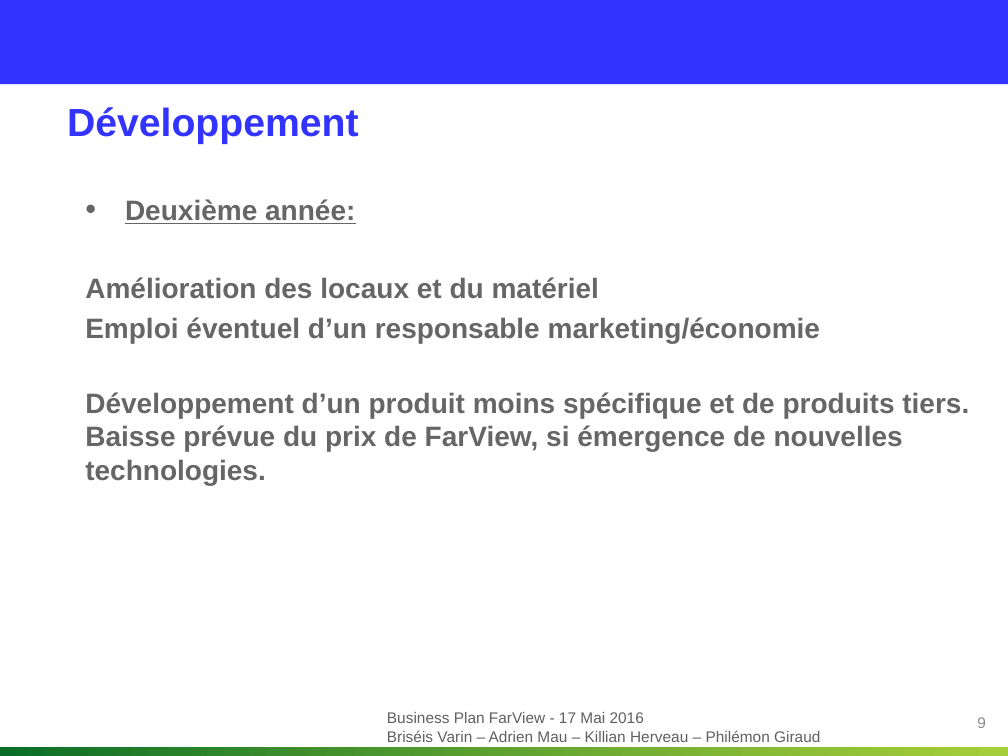
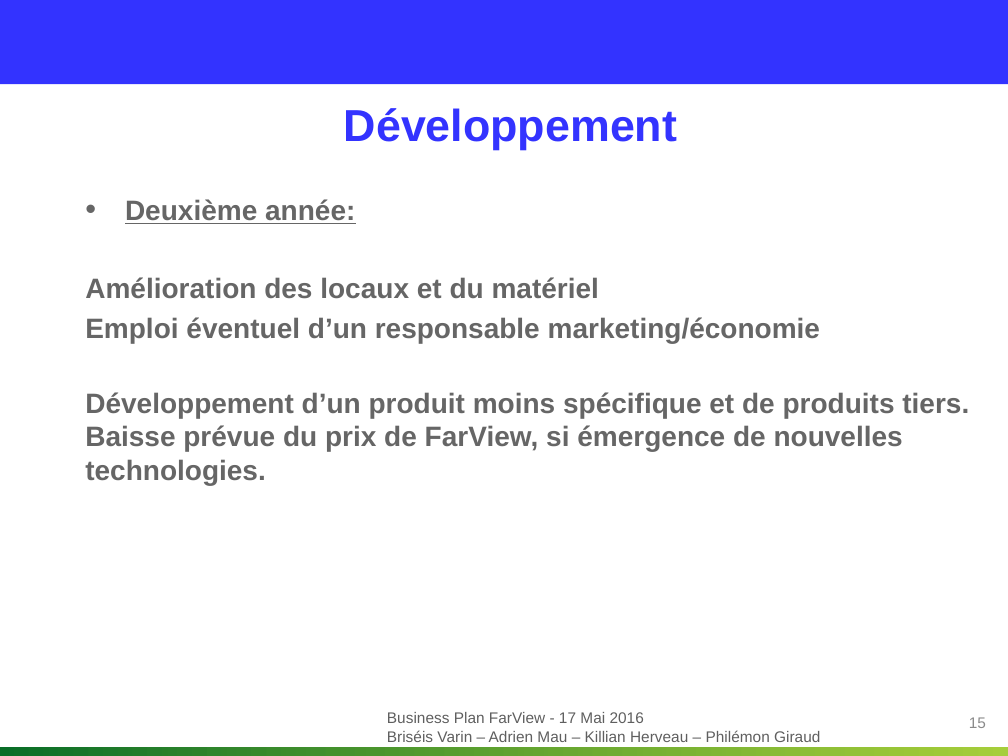
Before and after one commit to Killian-Herveau/PIMS, a slide deck: slide 15 of OppAffaire/Présentation orale/Partie Philémon.pptx (slide 9 before the commit). Drawn at 1008x756 pixels with LibreOffice and Linux fonts; fonts in the diff are those of the drawing; background and template pictures are left out. Boxes give left, top, right and bottom in pixels: in the first picture for what was removed or moved away, otherwise in the second. Text is boxed around its words. In the diff, an @@ line names an element or a change of style, - is before the commit and + after.

```diff
--- a/OppAffaire/Présentation orale/Partie Philémon.pptx
+++ b/OppAffaire/Présentation orale/Partie Philémon.pptx
@@ title "Développement" at [344, 108, 677, 150]: size 28 to 32 pt; alignment left to centre @@
@@ page number at [969, 717, 986, 728]: text changed @@
-9
+15
```
Also in this commit, not shown: 3 other slides changed, 8 slides added, 2 slides removed.
